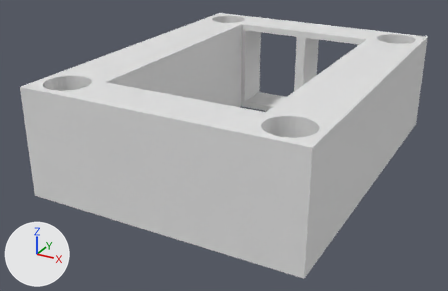
The Blender file VTX_RX_Holder_TBSsourceone_Part2.blend, before and after one commit.
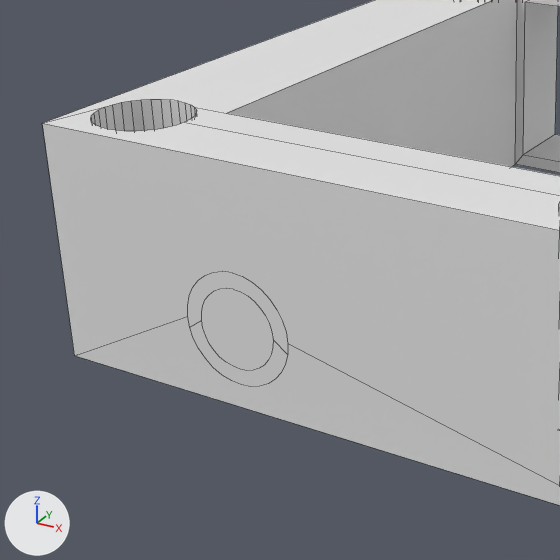
Each version is shown whole from a 50 mm camera at (3.77, -7.64, 3.89) aimed at (-0.1, -0.6, 0.37), then close up on the part from 0% to 58% of the width and 10% to 100% of the height. The axes (+X, +Y, +Z) are drawn at lower left. The lights are the same throughout. The close-ups show mesh edges as thin lines.
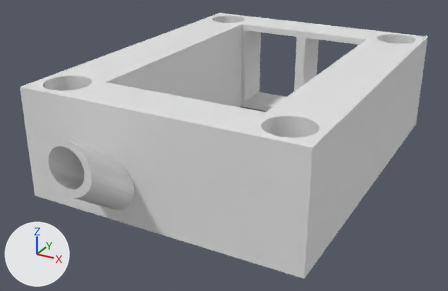
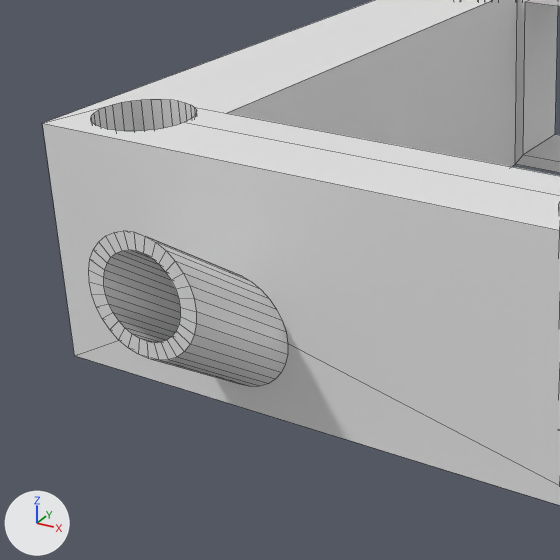
Commit message: extruded aerial holder

Edits to the bpy script that builds the scene:
```text
Change me_plane_003:
    used by ob_plane; location = (0.0, 0.0, 0.0); scale = (0.019, 0.025, 1.0)
    remove me_plane_003.from_pydata(...)  # 384 vertices, 160 faces; spans x -100.0..100.0, y -100.0..100.0, z 0.0..1.0
    add me_plane_003.from_pydata(...)  # 448 vertices, 284 faces; spans x -100.0..100.0, y -128.0..100.0, z 0.0..1.0
    me_plane_003 part 1
    4 faces are deleted
    32 new vertices lie (0.0, -28.0, 0.0) away from vertices in x -50.0..-13.0, y -100.0, z 1.0
    32 new vertices lie (0.0, -28.0, 1.0) away from vertices in x -50.0..-14.0, y -100.0, z 0.0
    128 new faces join them
```

What differs and where, as boxes (x1, y1, x2, y2) in the close-ups (560 x 560 px):
part 1 of me_plane_003, built on: before (188, 271, 288, 387); after (89, 231, 288, 387)
